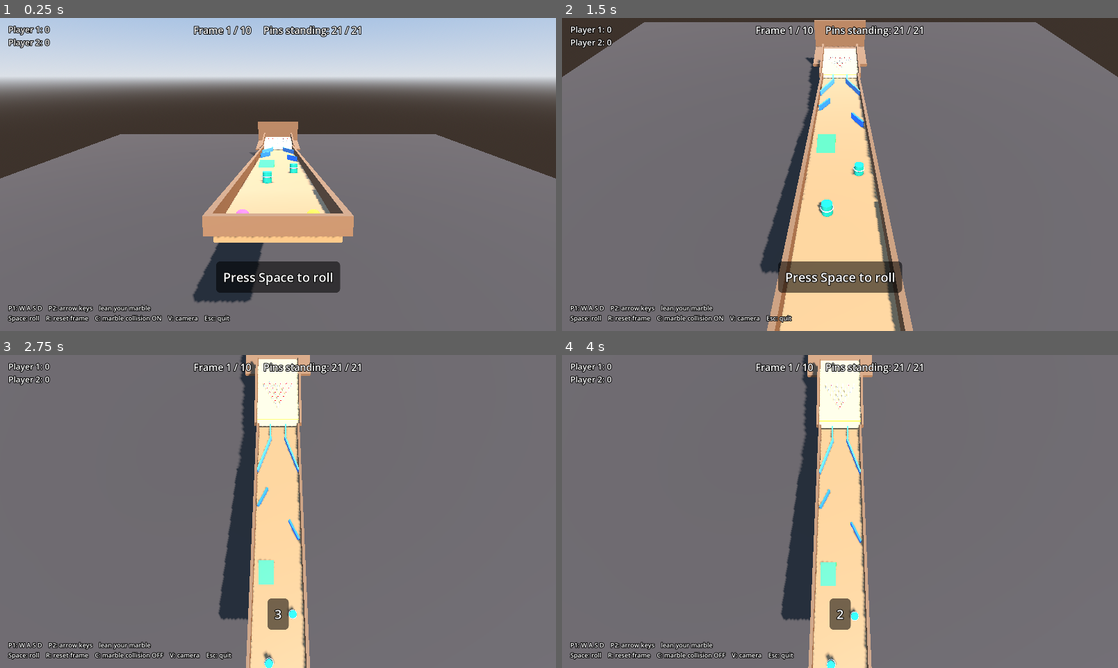
Above: before the commit, frames 1-4 (two rows, left to right).
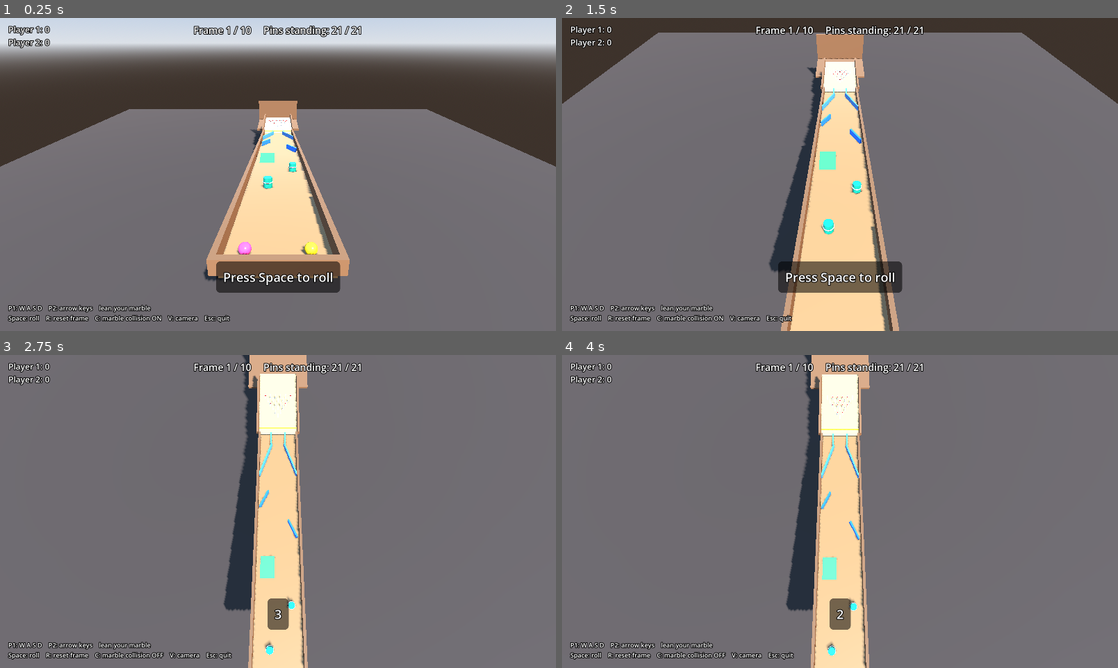
Above: after the commit, the same moments.

Repository: 2kyle/MARBLES
Game: Godot game, scene res://scenes/main.tscn
Two runs of this game, one before a commit and one after it. Both use one fixed random seed, a clock stepped at 60 frames per second and the inputs below.
Inputs:
- Up to frame 1 (0.25 s): no input
- Up to frame 2 (1.5 s): tap Space (roll) at 0.5 s; hold D 0.53-1.28 s; hold Space (roll) 0.53-1.28 s; tap R (restart_frame) at 1.25 s; hold S from 1.28 s (still down); tap V (toggle_camera) at 1.35 s
- Up to frame 3 (2.75 s): tap Space (roll) at 2 s; release S at 2.03 s; hold D from 2.03 s (still down); hold C (toggle_collision) from 2.03 s (still down)
- Up to frame 4 (4 s): release D at 2.78 s; release C (toggle_collision) at 2.78 s; hold W 2.78-3.53 s; tap J at 2.85 s; hold A (p1_left) from 3.53 s (still down); tap L at 3.6 s

The runs differ from the first frame. In frame 1, 37% of the frame differs, in the area x 0-100%, y 0-91%; in frame 2, 11%; in frame 3, 4.0%; in frame 4, 4.0%.

Commit message:
Stronger lean steering and a higher roll camera
Side lean 2.6 -> 3.8, forward lean 1.2 -> 1.7. The follow camera sits
higher and looks further down the lane so upcoming pieces are visible.

Co-Authored-By: Claude Opus 5.5 <noreply@anthropic.com>
Claude-Session: https://claude.ai/code/session_014TBodYBui2AU4FMudFP2wh

Diff:
--- a/scenes/main.tscn
+++ b/scenes/main.tscn
@@ -41,7 +41,7 @@
 
 [node name="Camera" type="Camera3D" parent="."]
 position = Vector3(0, 10, 10)
-fov = 65.0
+fov = 70.0
 far = 300.0
 script = ExtResource("4_camera")
 
--- a/scripts/camera_rig.gd
+++ b/scripts/camera_rig.gd
@@ -3,8 +3,8 @@
 ## Smoothly follows a point chosen by the game (usually the middle of the
 ## marbles still rolling) from behind and above, looking down the lane.
 
-@export var follow_offset := Vector3(0, 5.5, 9.0)
-@export var look_ahead := Vector3(0, -0.5, -6.0)
+@export var follow_offset := Vector3(0, 8.0, 7.0)
+@export var look_ahead := Vector3(0, -2.0, -10.0)
 @export var smoothing := 3.0
 
 var target := Vector3.ZERO
--- a/scripts/main.gd
+++ b/scripts/main.gd
@@ -236,8 +236,8 @@
 		camera.look_ahead = Vector3(0, -1.0, -3.0)
 		camera.target = rack.global_position + Vector3(0, 0, 1.0)
 	else:
-		camera.follow_offset = Vector3(0, 5.5, 9.0)
-		camera.look_ahead = Vector3(0, -0.5, -6.0)
+		camera.follow_offset = Vector3(0, 8.0, 7.0)
+		camera.look_ahead = Vector3(0, -2.0, -10.0)
 		camera.target = _marbles_center()
 
 
--- a/scripts/marble.gd
+++ b/scripts/marble.gd
@@ -11,9 +11,9 @@
 ## Which player owns this marble (0-based).
 @export var player_id := 0
 ## Sideways lean force. Raise it for sharper steering.
-@export var lean_side_force := 2.6
+@export var lean_side_force := 3.8
 ## Forward/back lean force, weaker than sideways on purpose.
-@export var lean_forward_force := 1.2
+@export var lean_forward_force := 1.7
 ## Extra push when the marble hits a bumper post.
 @export var bumper_kick := 2.5
 
Binary file changed: docs/rolling.png
